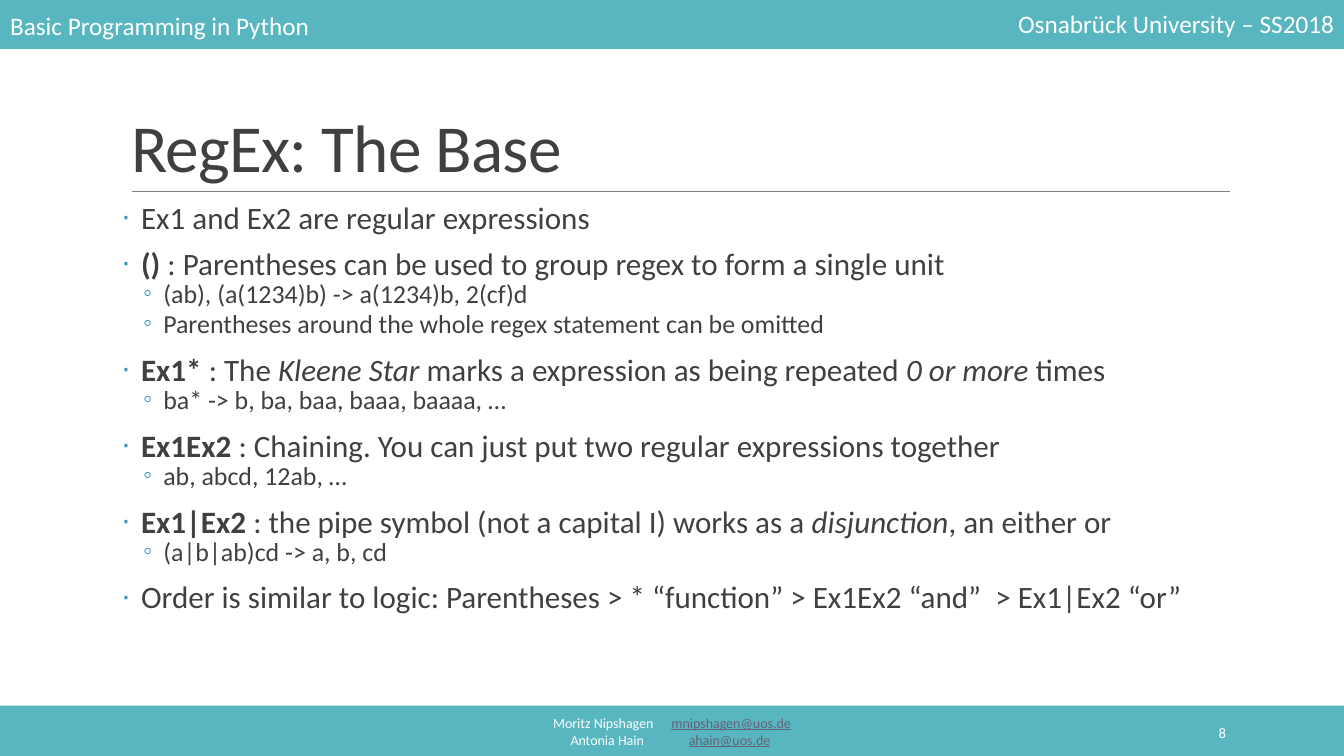
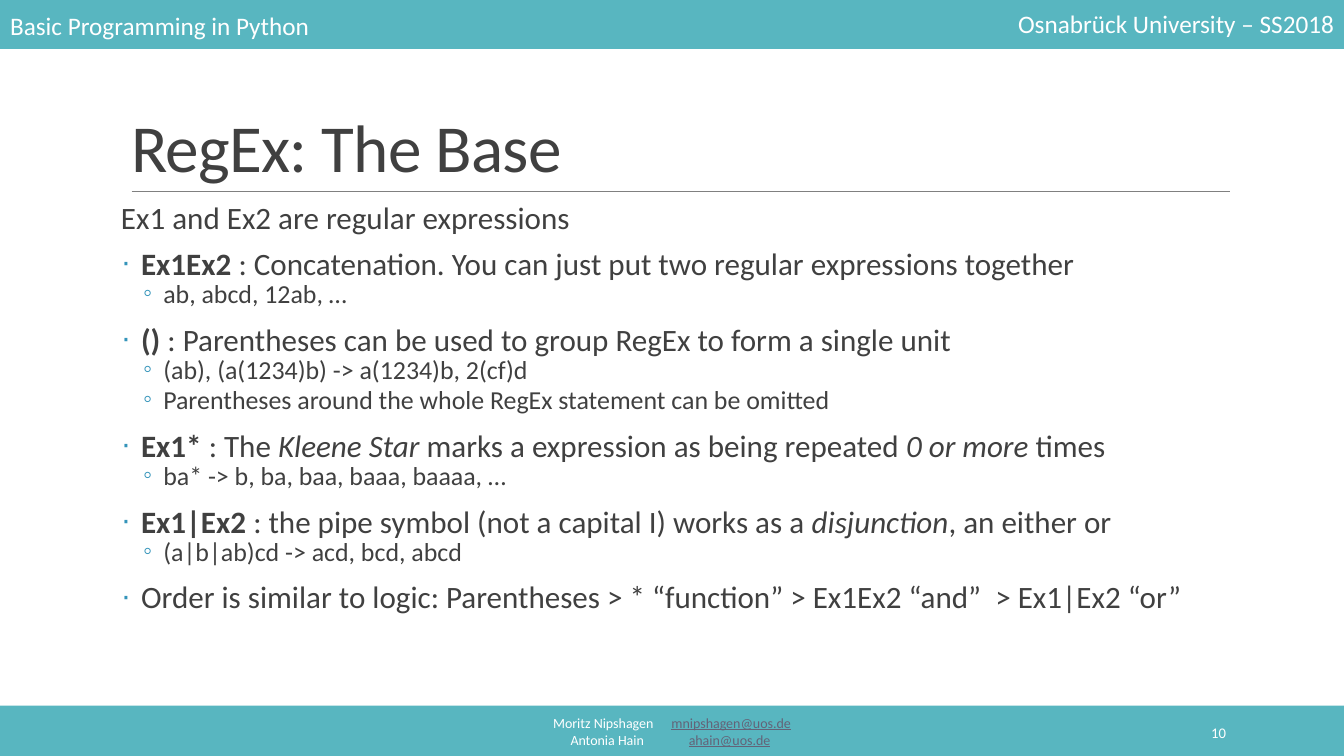
Before and after one commit to mnipshagen/monty, a slide deck: slide 10 of 2018/05/05_Strings_and_Regex.pptx (slide 8 before the commit). Drawn at 1344x756 pixels with LibreOffice and Linux fonts; fonts in the diff are those of the drawing. Boxes give left, top, right and bottom in pixels: in the first picture for what was removed or moved away, otherwise in the second. Text is boxed around its words. In the diff, an @@ line names an element or a change of style, - is before the commit and + after.

```diff
--- a/2018/05/05_Strings_and_Regex.pptx
+++ b/2018/05/05_Strings_and_Regex.pptx
@@ text at [121, 207, 570, 235]: bullet · to none @@
@@ text at [141, 253, 1074, 357]: text changed @@
-· () : Parentheses can be used to group regex to form a single unit
+· Ex1Ex2 : Concatenation. You can just put two regular expressions together
+  ◦ ab, abcd, 12ab, …
+· () : Parentheses can be used to group RegEx to form a single unit
@@ text at [163, 391, 829, 414]: text changed @@
-  ◦ Parentheses around the whole regex statement can be omitted
+  ◦ Parentheses around the whole RegEx statement can be omitted
@@ text at [141, 435, 1000, 488]: paragraphs removed @@
-· Ex1Ex2 : Chaining. You can just put two regular expressions together
-  ◦ ab, abcd, 12ab, …
@@ text at [163, 542, 462, 566]: text changed @@
-  ◦ (a|b|ab)cd -> a, b, cd
+  ◦ (a|b|ab)cd -> acd, bcd, abcd
@@ page number at [1211, 728, 1226, 738]: text changed @@
-8
+10
```
Also in this commit, not shown: 12 other slides changed, 23 slides added, 3 slides removed, 1 other file.
